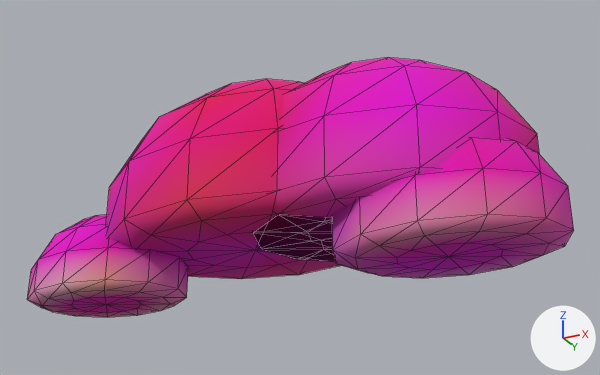
The glTF model ArtSource/Exports/Environment/Cloud_02.glb, before and after one commit.
Before and after are seen from a 50 mm lens placed at (3.16, -6.07, -1.88), pointed at (0.06, 0.13, 0.91). Every picture has the same lights, and +X, +Y and +Z are marked at lower right. The first picture is the older version. Mesh edges are drawn as thin lines.

In view in the first picture: 'Cloud_02'.
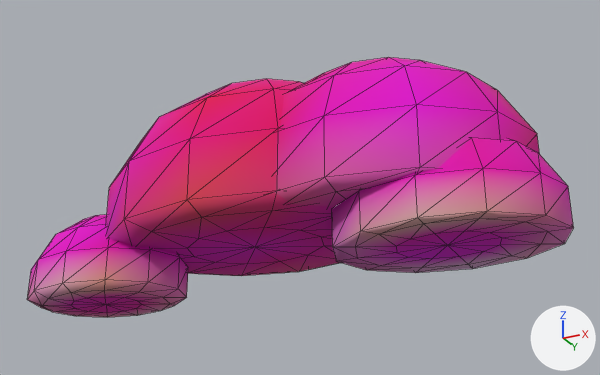
What differs and where, as boxes [x1, y1, x2, y2] in the pictures (600 x 375 px; the box of a moved part takes in the faces that stretch with it):
'Cloud_02', reshaped, recoloured: [27, 57, 574, 317] in both
part 1 of me_cloud_02, moved or reshaped: before [332, 168, 574, 276]; after [332, 168, 574, 273]
part 2 of me_cloud_02, moved or reshaped: before [108, 191, 341, 279]; after [108, 191, 340, 276]
part 3 of me_cloud_02, moved or reshaped: before [253, 167, 437, 261]; after [273, 167, 437, 207]
part 4 of me_cloud_02, moved or reshaped: before [356, 231, 548, 278]; after [355, 219, 547, 268]
part 5 of me_cloud_02, recoloured: [120, 118, 574, 280] in both

Patch to the scene script:
```diff
--- a/ArtSource/Exports/Environment/Cloud_02.glb.py
+++ b/ArtSource/Exports/Environment/Cloud_02.glb.py
@@ me_cloud_02 @@
 me_cloud_02.from_pydata(...)  # 296 vertices, 576 faces; spans x -2.63..2.39, y -1.06..1.1, z 0.0..1.9
 # used by ob_cloud_02; location = (0.0, 0.0, 0.0)
+# me_cloud_02 part 1: all 12 vertices in x 0.52..2.39, y -0.84..0.56, z 0.07 are moved by (0.0, 0.0, 0.02)
+# me_cloud_02 part 2: 25 of the vertices in x -1.48..0.82, y -0.84..0.88, z 0.35 are moved by (0.0, 0.0, 0.03)
+# me_cloud_02 part 3: 25 of the vertices in x -0.26..1.92, y -0.8..0.83, z 0.35 are moved by (0.0, 0.0, 0.06)
+# me_cloud_02 part 4: all 25 vertices in x 0.71..2.2, y -0.7..0.42, z 0.0 are moved by (0.0, 0.0, 0.09)
+# me_cloud_02 part 5: 417 faces centred in x -2.07..2.35, y -1.01..1.05, z 0.0..1.74 are repainted in the vertex colours; the middle colour stays pink #fb00c4
 me_cloud_02.materials.append(mat_m_env_cloud)
```
